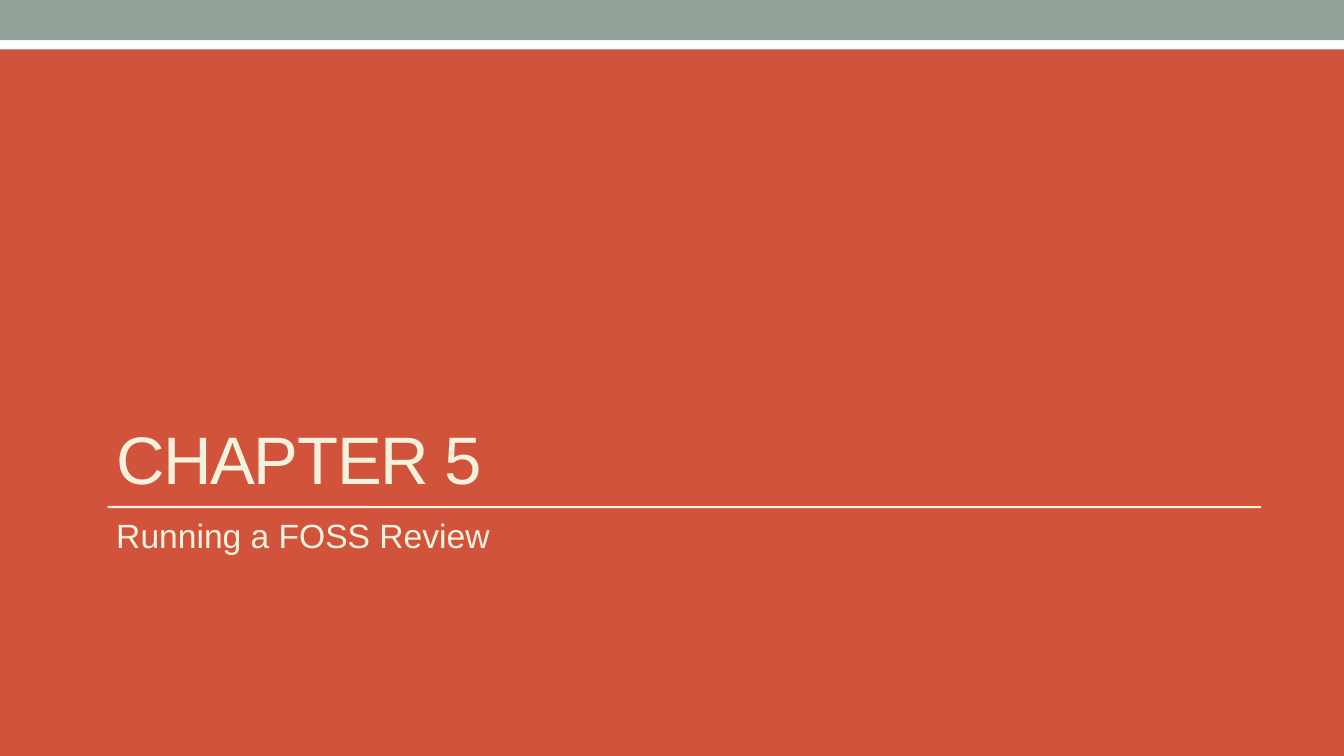
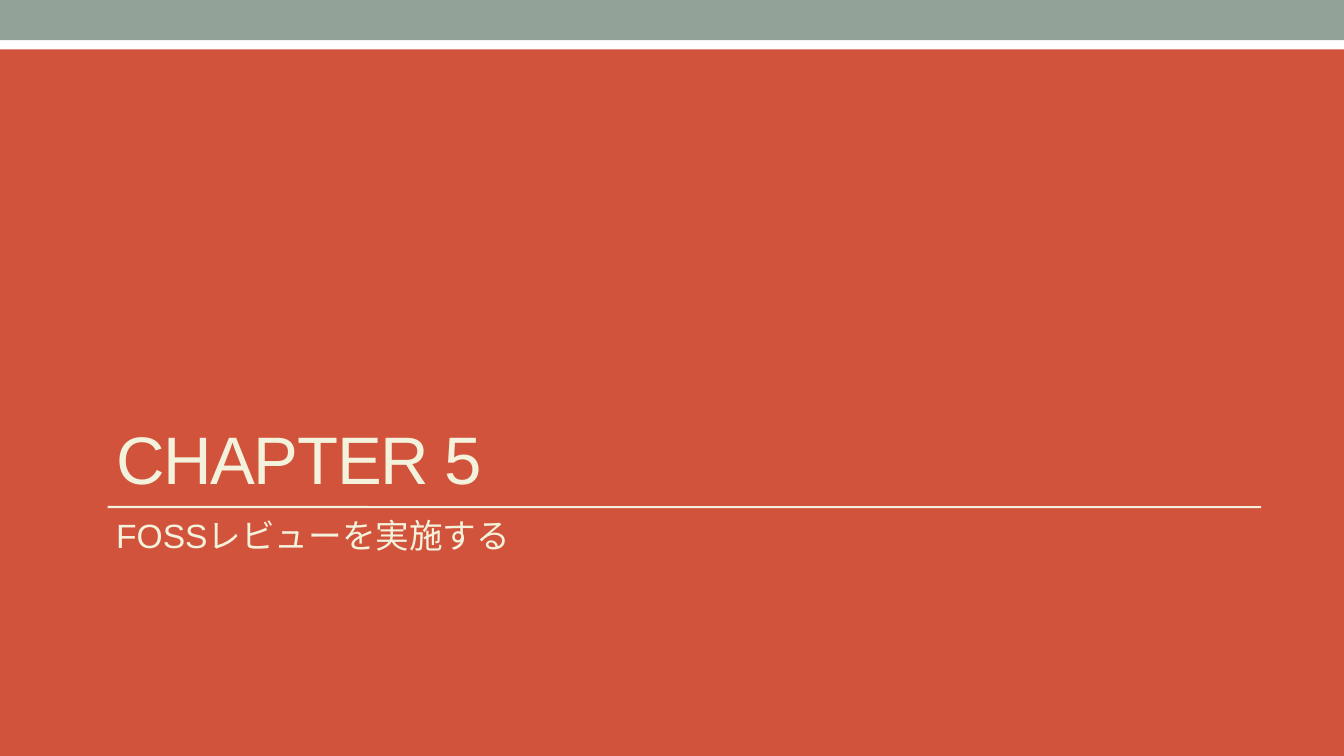
Before and after one commit to OpenChain-Project/Curriculum-Translation-JP, a slide deck: slide 41 of target/openchain-curriculum-release-2.pptx. Drawn at 1344x756 pixels with LibreOffice and Linux fonts; fonts in the diff are those of the drawing. Boxes give left, top, right and bottom in pixels: in the first picture for what was removed or moved away, otherwise in the second. Text is boxed around its words. In the diff, an @@ line names an element or a change of style, - is before the commit and + after.

```diff
--- a/target/openchain-curriculum-release-2.pptx
+++ b/target/openchain-curriculum-release-2.pptx
@@ text at [116,521,510,551]: text changed @@
-Running a FOSS Review
+FOSSレビューを実施する
```
Also in this commit, not shown: 7 other slides changed, 9 other files.
